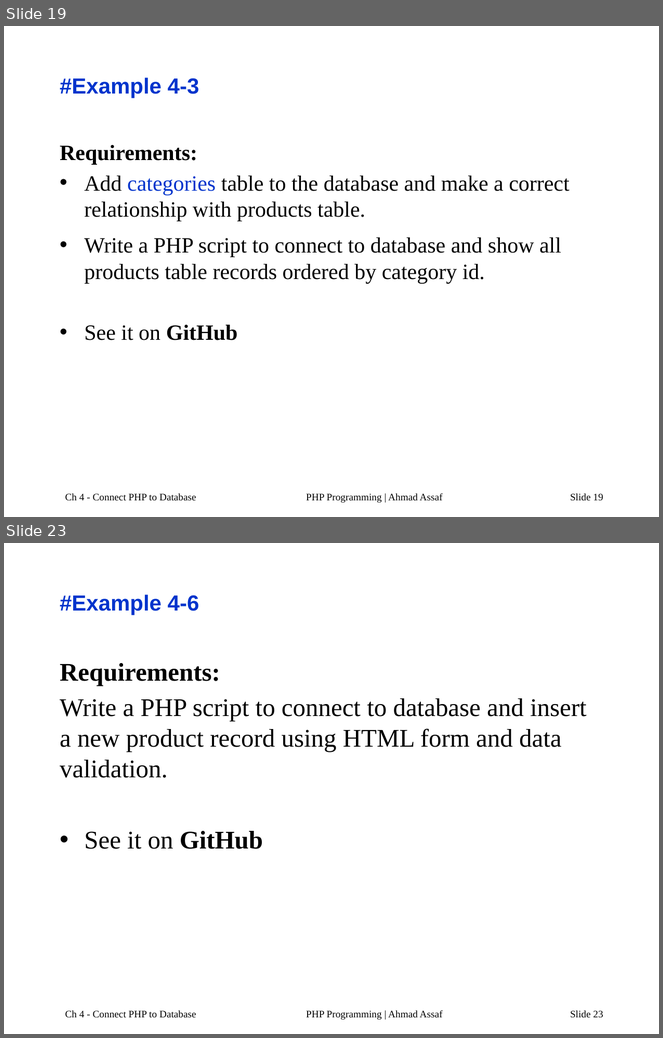
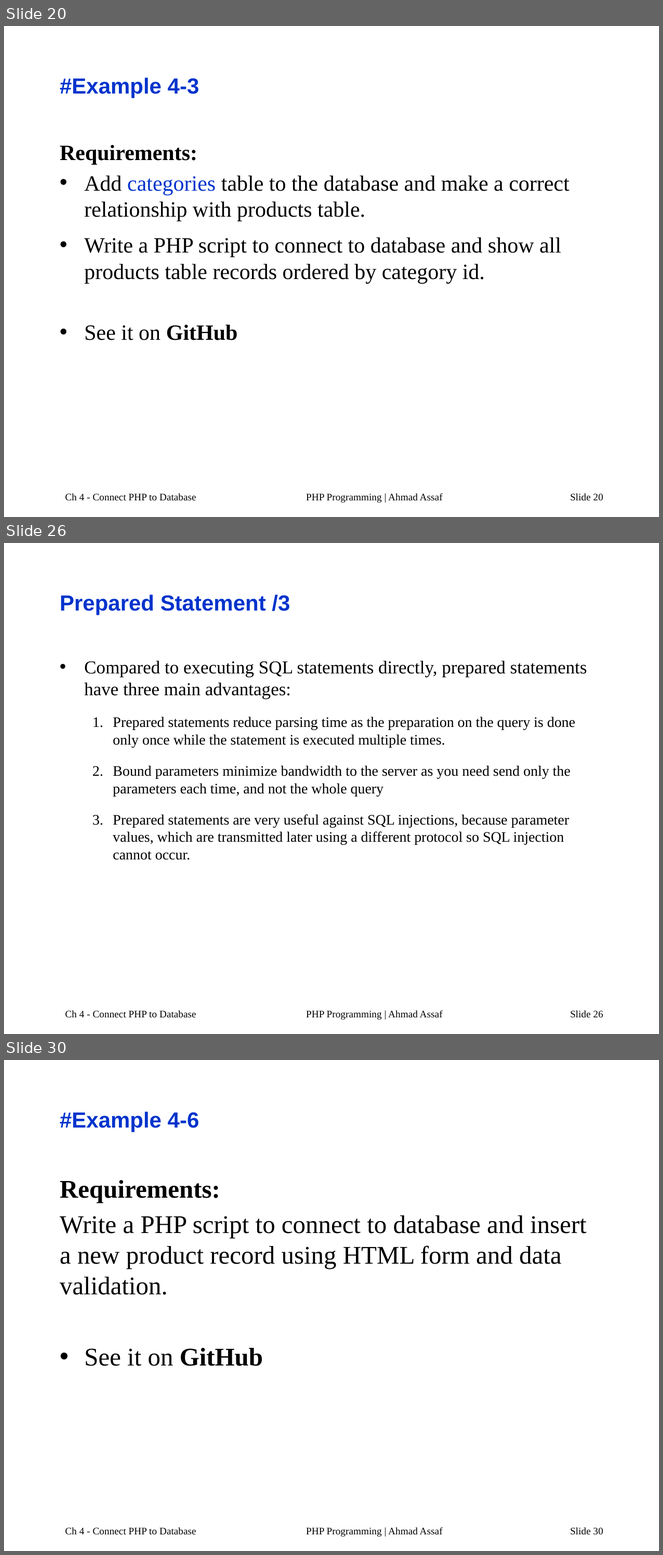
Before and after one commit to AhmadAssafCode/PHP2211, a slide deck: others/PHP-Ch4a.pptx. Shown one above the other, each under a label of ours: slides 19 and 23 before the commit, slides 20, 26 and 30 after it; the slides between them are not shown. The pictures are 663x1038 and 663x1555 pixels, drawn with LibreOffice and Linux fonts; fonts in the diff are those of the drawing. Boxes give left, top, right and bottom in pixels: in the first picture for what was removed or moved away, otherwise in the second. Text is boxed around its words. In the diff, an @@ line names an element or a change of style, - is before the commit and + after.

Commit message:
prepare

```diff
--- a/others/PHP-Ch4a.pptx
+++ b/others/PHP-Ch4a.pptx
@@ slide 26 added at bbox=[4, 543, 659, 1034], background #FFFFFF @@
@@ title added at bbox=[60, 594, 290, 615], 24 pt, text #0033CC, bold @@
+Prepared Statement /3
@@ text added at bbox=[84, 661, 587, 860], 16 pt, text #000000 @@
+• Compared to executing SQL statements directly, prepared statements have three main advantages:
+  1. Prepared statements reduce parsing time as the preparation on the query is done only once while the statement is executed multiple times.
+  2. Bound parameters minimize bandwidth to the server as you need send only the parameters each time, and not the whole query
+  3. Prepared statements are very useful against SQL injections, because parameter values, which are transmitted later using a different protocol so SQL injection cannot occur.
@@ text added at bbox=[65, 1010, 196, 1018], 11 pt, text #000000 @@
+Ch 4 - Connect PHP to Database
@@ text added at bbox=[306, 1010, 443, 1020], 11 pt, text #000000 @@
+PHP Programming | Ahmad Assaf
@@ page number added at bbox=[570, 1010, 603, 1018], 11 pt, text #000000 @@
+Slide 26
@@ what was slide 19 is now slide 20 @@
@@ page number at bbox=[570, 493, 603, 501]: text changed @@
-Slide 19
+Slide 20
@@ what was slide 23 is now slide 30 @@
@@ page number at bbox=[570, 1527, 603, 1535]: text changed @@
-Slide 23
+Slide 30
```
Also in this commit, not shown: 7 slides changed, 5 other slides added, 1 other file.
